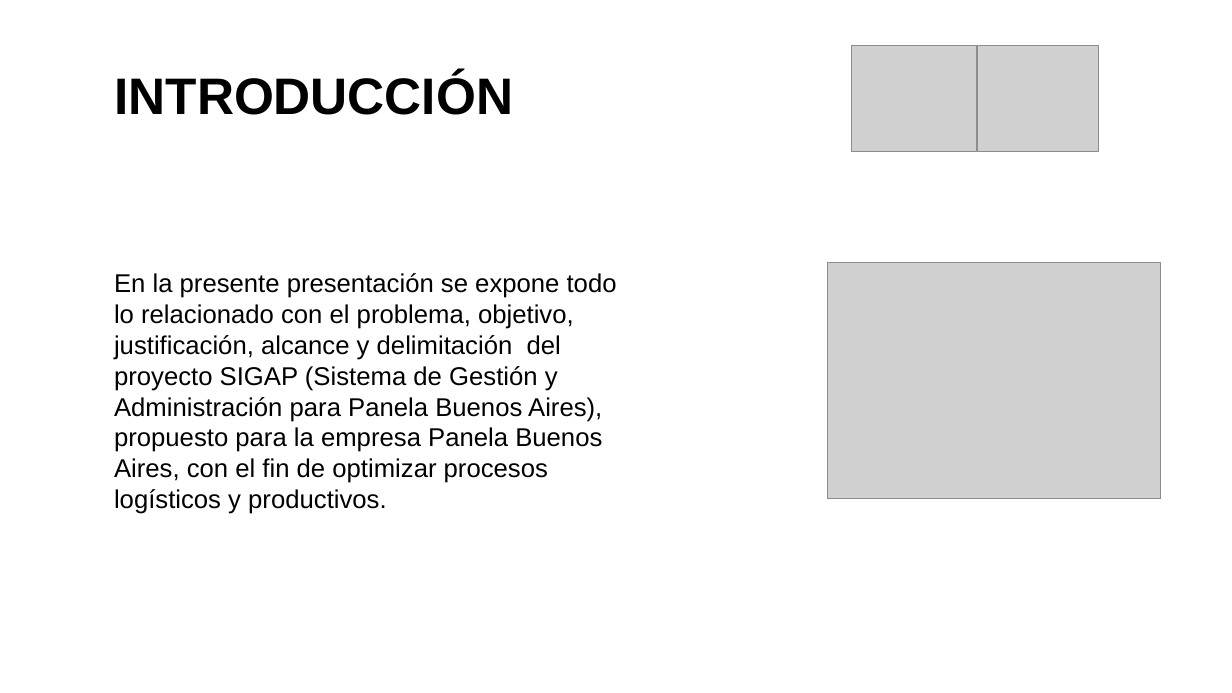
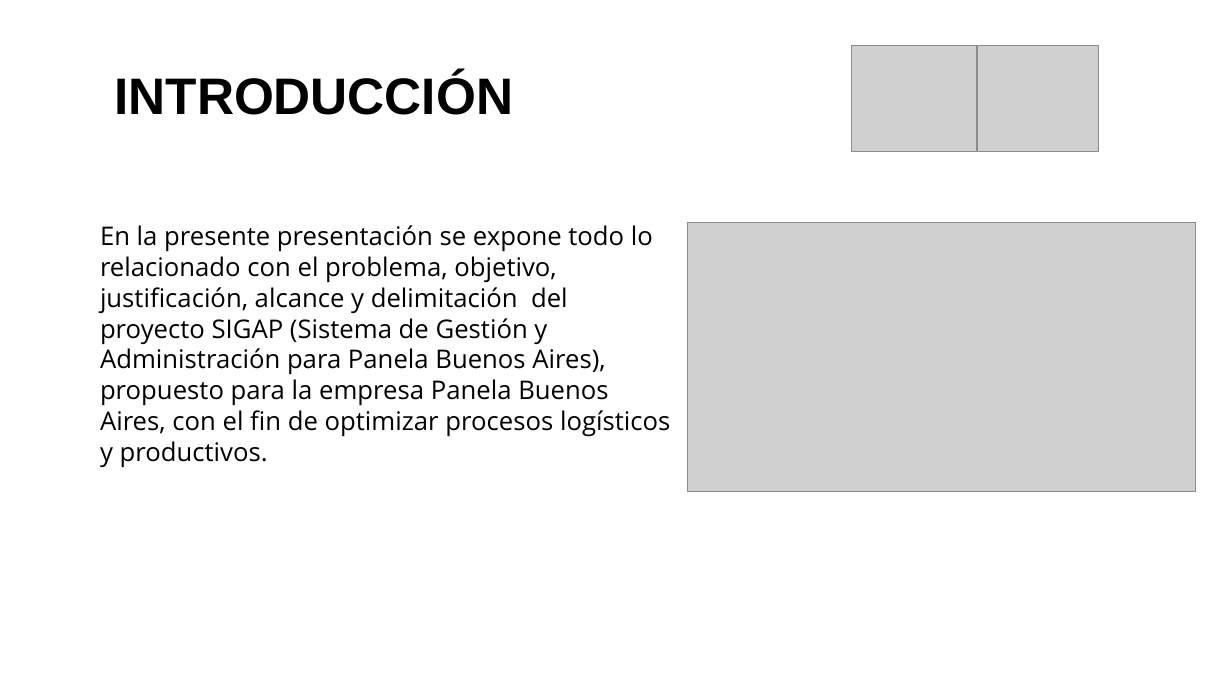
Before and after one commit to Sebas-loboa845/Proyecto_SIGAP, a slide deck: slide 3 of _docs_/trim01/01_contextualizacion/Presentación del Proyecto_2.pptx. Drawn at 1232x693 pixels with LibreOffice and Linux fonts; fonts in the diff are those of the drawing; grey boxes stand for pictures; background and template pictures are left out. Boxes give left, top, right and bottom in pixels: in the first picture for what was removed or moved away, otherwise in the second. Text is boxed around its words. In the diff, an @@ line names an element or a change of style, - is before the commit and + after.

```diff
--- a/_docs_/trim01/01_contextualizacion/Presentación del Proyecto_2.pptx
+++ b/_docs_/trim01/01_contextualizacion/Presentación del Proyecto_2.pptx
@@ text "En la presente presentación se ...": place and size @@
-text "En la presente presentación se ..." at [114, 273, 617, 514]
+text "En la presente presentación se ..." at [100, 225, 670, 468]
@@ text "En la presente presentación se ..." at [100, 225, 670, 468]: font Arial to Open Sans @@
@@ picture: place and size @@
-picture at [828, 262, 1161, 498]
+picture at [688, 223, 1196, 492]
```
Also in this commit, not shown: 4 other slides changed, 2 slides added, 10 other files.
